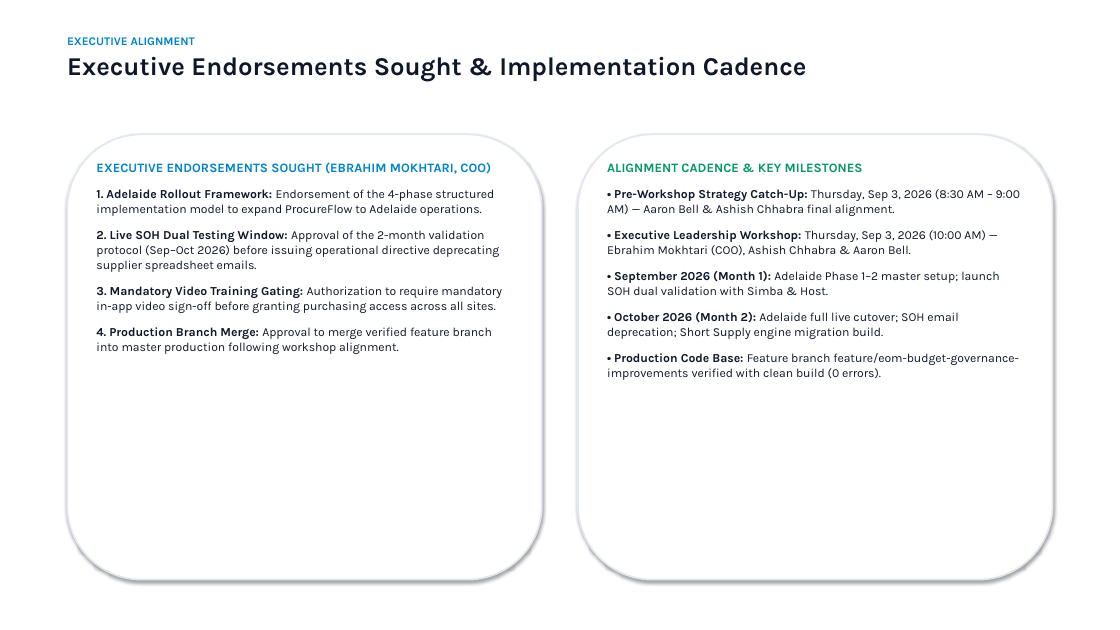
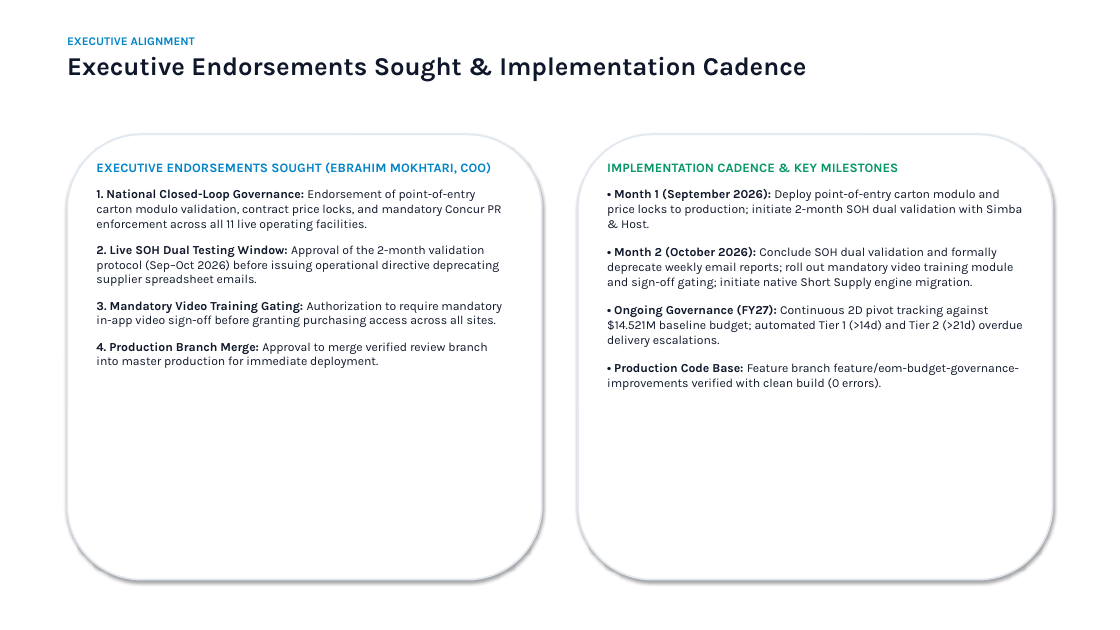
Before and after one commit to SPLGit-Project/ProcureFlow-App, a slide deck: slide 12 of docs/ProcureFlow_Executive_Roadmap.pptx. Drawn at 1120x630 pixels with LibreOffice and Linux fonts; fonts in the diff are those of the drawing. Boxes give left, top, right and bottom in pixels: in the first picture for what was removed or moved away, otherwise in the second. Text is boxed around its words. In the diff, an @@ line names an element or a change of style, - is before the commit and + after.

Commit message:
docs: remove workshop schedule and Adelaide rollout references, confirming all 11 facilities operating live under uniform governance

```diff
--- a/docs/ProcureFlow_Executive_Roadmap.pptx
+++ b/docs/ProcureFlow_Executive_Roadmap.pptx
@@ text at [607, 163, 1023, 347]: text changed @@
-ALIGNMENT CADENCE & KEY MILESTONES
-• Pre-Workshop Strategy Catch-Up: Thursday, Sep 3, 2026 (8:30 AM – 9:00 AM) — Aaron Bell & Ashish Chhabra final alignment.
-• Executive Leadership Workshop: Thursday, Sep 3, 2026 (10:00 AM) — Ebrahim Mokhtari (COO), Ashish Chhabra & Aaron Bell.
-• September 2026 (Month 1): Adelaide Phase 1–2 master setup; launch SOH dual validation with Simba & Host.
-• October 2026 (Month 2): Adelaide full live cutover; SOH email deprecation; Short Supply engine migration build.
+IMPLEMENTATION CADENCE & KEY MILESTONES
+• Month 1 (September 2026): Deploy point-of-entry carton modulo and price locks to production; initiate 2-month SOH dual validation with Simba & Host.
+• Month 2 (October 2026): Conclude SOH dual validation and formally deprecate weekly email reports; roll out mandatory video training module and sign-off gating; initiate native Short Supply engine migration.
+• Ongoing Governance (FY27): Continuous 2D pivot tracking against $14.521M baseline budget; automated Tier 1 (>14d) and Tier 2 (>21d) overdue delivery escalations.
@@ text at [96, 189, 501, 231]: text changed @@
-1. Adelaide Rollout Framework: Endorsement of the 4-phase structured implementation model to expand ProcureFlow to Adelaide operations.
+1. National Closed-Loop Governance: Endorsement of point-of-entry carton modulo validation, contract price locks, and mandatory Concur PR enforcement across all 11 live operating facilities.
@@ text at [96, 342, 487, 368]: text changed @@
-4. Production Branch Merge: Approval to merge verified feature branch into master production following workshop alignment.
+4. Production Branch Merge: Approval to merge verified review branch into master production for immediate deployment.
@@ text at [607, 363, 1019, 390]: more space between paragraphs @@
```
Also in this commit, not shown: 4 other slides changed, 1 slide added, 1 slide removed, 2 other files.
